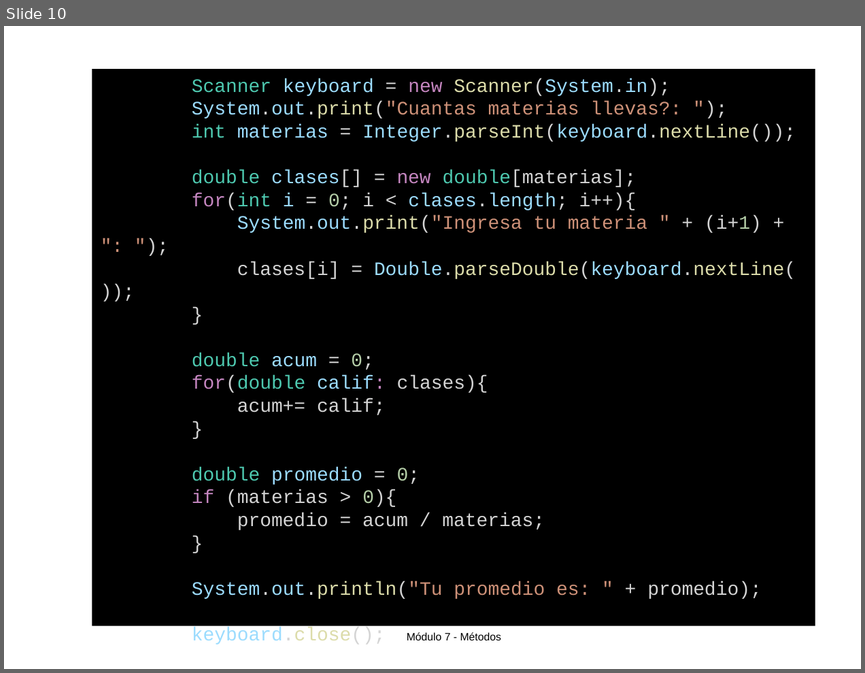
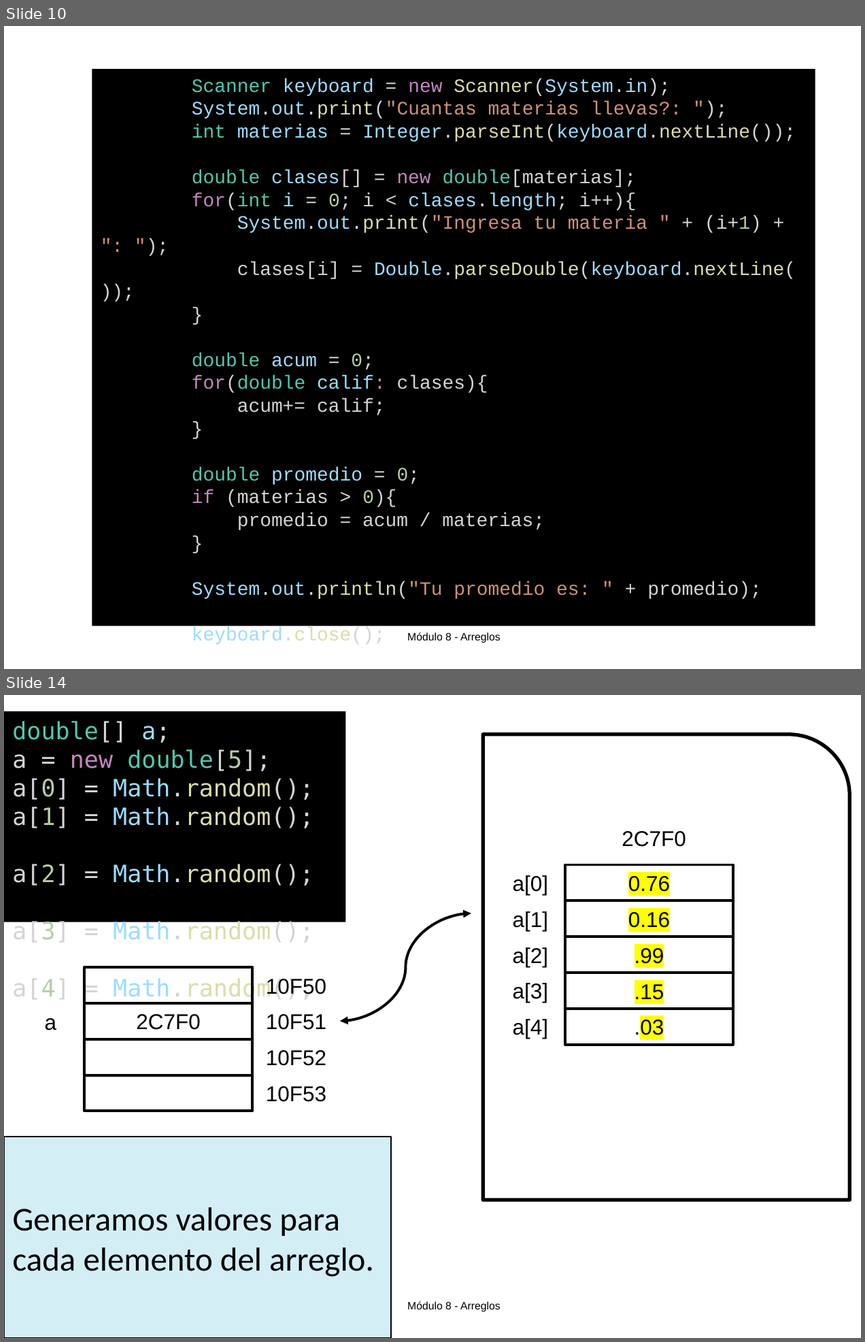
Before and after one commit to OMardil/INFO1_MOD8-Arreglos, a slide deck: 01 Presentacion/INFO1_MOD8-Arreglos.pptx. Shown one above the other, each under a label of ours: slide 10 before the commit, slides 10 and 14 after it; the slides between them are not shown. The pictures are 865x673 and 865x1342 pixels, drawn with LibreOffice and Linux fonts; fonts in the diff are those of the drawing. Boxes give left, top, right and bottom in pixels: in the first picture for what was removed or moved away, otherwise in the second. Text is boxed around its words. In the diff, an @@ line names an element or a change of style, - is before the commit and + after.

```diff
--- a/01 Presentacion/INFO1_MOD8-Arreglos.pptx
+++ b/01 Presentacion/INFO1_MOD8-Arreglos.pptx
@@ slide 14 added at (4, 695, 861, 1338), background #FFFFFF; not listed: 1 template element that a slide beside it also shows @@
@@ rectangle added at (4, 711, 346, 922), fill #000000, 20 pt, text #D4D4D4 @@
+double[] a;
+a = new double[5];
+a[0] = Math.random();
+a[1] = Math.random();
+a[2] = Math.random();
+a[3] = Math.random();
+a[4] = Math.random();
@@ round rect added at (483, 734, 850, 1200), outline #000000 3 pt @@
@@ text added at (621, 831, 685, 847), 18 pt, text #000000 @@
+2C7F0
@@ text added at (513, 875, 548, 895), 18 pt, text #000000 @@
+a[0]
@@ rectangle added at (565, 864, 733, 900), outline #000000 2.25 pt, 18 pt, text #000000 @@
+0.76
@@ curved double arrow added from (340, 1021) to (471, 913), #000000 2.25 pt @@
@@ text added at (513, 911, 548, 931), 18 pt, text #000000 @@
+a[1]
@@ rectangle added at (565, 900, 733, 936), outline #000000 2.25 pt, 18 pt, text #000000 @@
+0.16
@@ rectangle added at (565, 936, 733, 972), outline #000000 2.25 pt, 18 pt, text #000000 @@
+.99
@@ text added at (513, 947, 548, 967), 18 pt, text #000000 @@
+a[2]
@@ rectangle added at (84, 968, 252, 1004), outline #000000 2.25 pt @@
@@ text added at (266, 979, 326, 998), 18 pt, text #000000 @@
+10F50
@@ rectangle added at (565, 972, 733, 1008), outline #000000 2.25 pt, 18 pt, text #000000 @@
+.15
@@ text added at (513, 983, 548, 1002), 18 pt, text #000000 @@
+a[3]
@@ text added at (45, 1018, 57, 1030), 18 pt, text #000000 @@
+a
@@ rectangle added at (84, 1002, 252, 1038), outline #000000 2.25 pt, 18 pt, text #000000 @@
+2C7F0
@@ text added at (266, 1014, 326, 1030), 18 pt, text #000000 @@
+10F51
@@ text added at (513, 1019, 548, 1038), 18 pt, text #000000 @@
+a[4]
@@ rectangle added at (565, 1008, 733, 1045), outline #000000 2.25 pt, 18 pt, text #000000 @@
+.03
@@ rectangle added at (84, 1038, 252, 1074), outline #000000 2.25 pt @@
@@ text added at (266, 1050, 326, 1066), 18 pt, text #000000 @@
+10F52
@@ rectangle added at (84, 1074, 252, 1110), outline #000000 2.25 pt @@
@@ text added at (266, 1086, 326, 1102), 18 pt, text #000000 @@
+10F53
@@ rectangle added at (4, 1136, 390, 1338), fill #D3EEF5, outline #000000 1 pt, 28 pt, text #000000 @@
+Generamos valores para
+cada elemento del arreglo.
@@ slide 10 changed as well @@
@@ text at (407, 632, 500, 643): text changed @@
-Módulo 7 - Métodos
+Módulo 8 - Arreglos
```
Also in this commit, not shown: 8 other slides changed, 7 other slides added, 3 other files.
